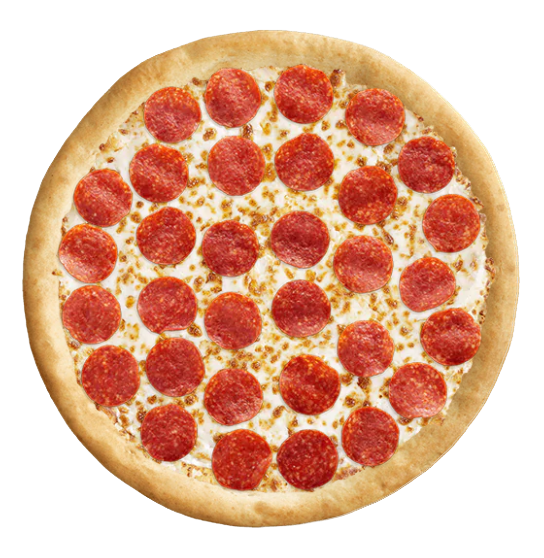
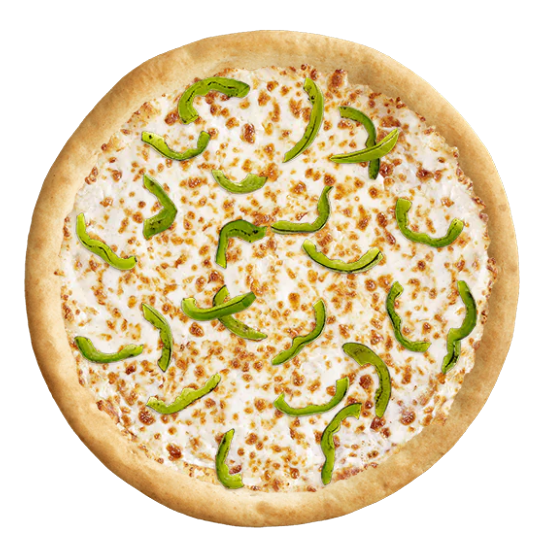
Comparing the layer stacks of the two w=544, h=558 images. Changes:
added layer "Layer 3" above "Layer 2" over (23, 29, 520, 528)
painted on "Layer 2" over (22, 29, 520, 528)
